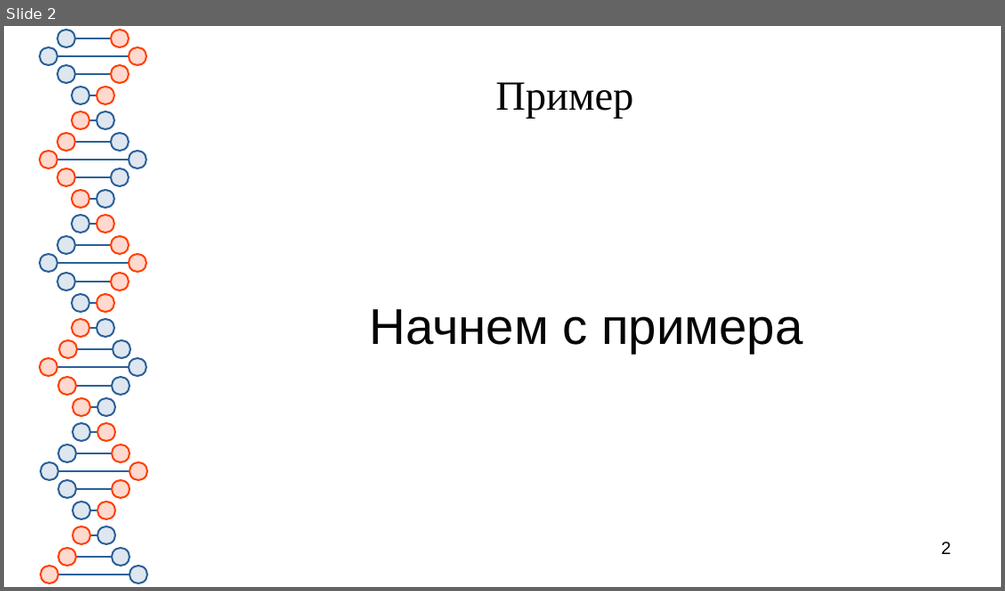
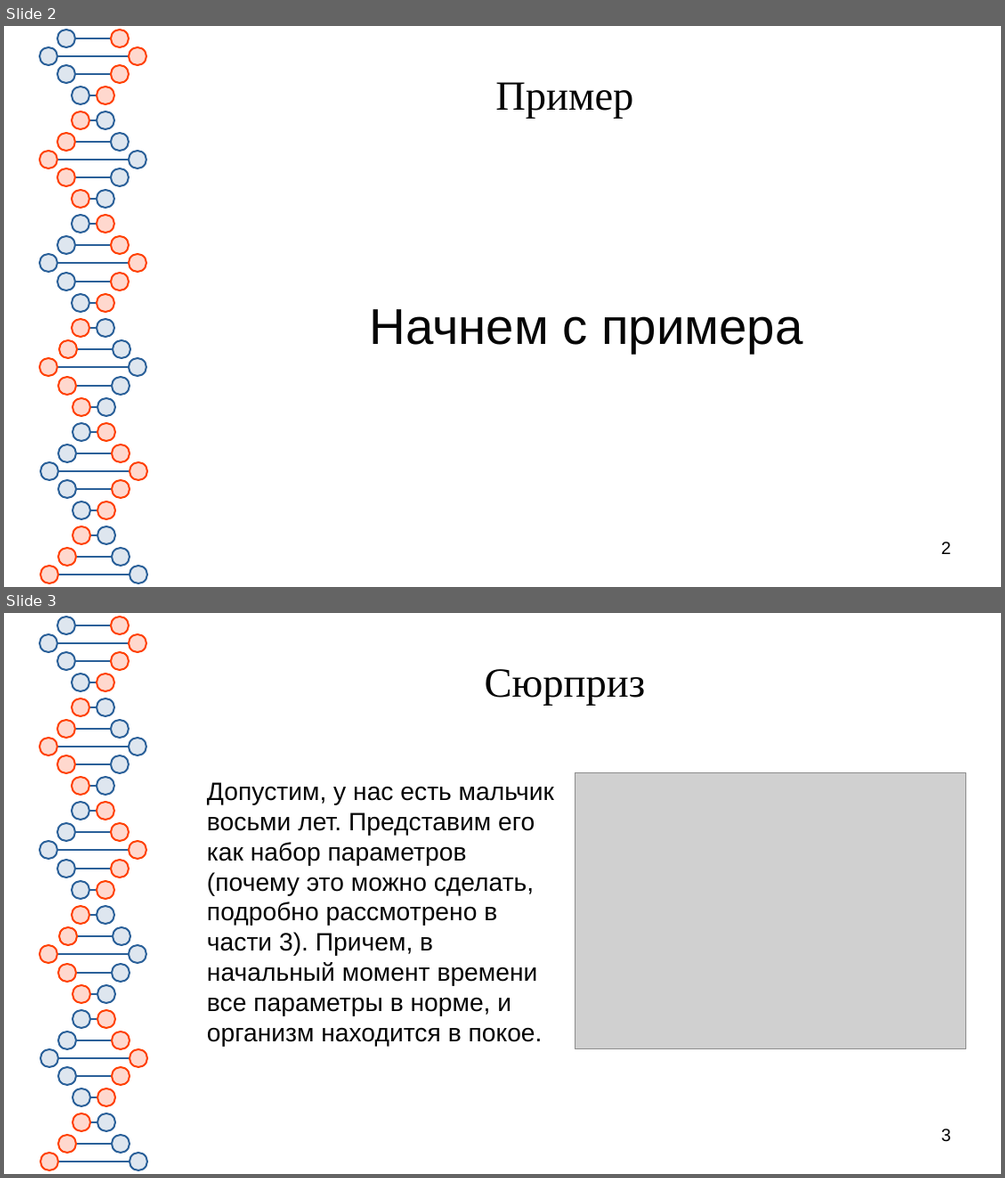
Before and after one commit to Chularev/articles, a slide deck: Psychology/5. Эмоциональный интеллект/Эмоциональный интеллект.odp. Shown one above the other, each under a label of ours: slide 2 before the commit, slides 2 and 3 after it. The pictures are 1005x591 and 1005x1178 pixels, drawn with LibreOffice and Linux fonts; fonts in the diff are those of the drawing; grey boxes stand for pictures. Boxes give left, top, right and bottom in pixels: in the first picture for what was removed or moved away, otherwise in the second. Text is boxed around its words. In the diff, an @@ line names an element or a change of style, - is before the commit and + after.

Commit message:
tmp

```diff
--- a/Psychology/5. Эмоциональный интеллект/Эмоциональный интеллект.odp
+++ b/Psychology/5. Эмоциональный интеллект/Эмоциональный интеллект.odp
@@ slide 3 added at (4,613,1001,1174), background #FFFFFF; not listed: 81 template elements that a slide beside it also shows @@
@@ title added at (485,669,646,706), 33 pt, text #050505 @@
+Сюрприз
@@ text added at (207,782,554,1046), 20 pt, text #050505 @@
+Допустим, у нас есть мальчик восьми лет. Представим его как набор параметров (почему это можно сделать, подробно рассмотрено в части 3). Причем, в начальный момент времени все параметры в норме, и организм находится в покое.
@@ picture added at (574,773,965,1050) @@
@@ page number added at (941,1128,951,1142), 14 pt, text #000000 @@
+3
```
Also in this commit, not shown: 1 slide removed.
